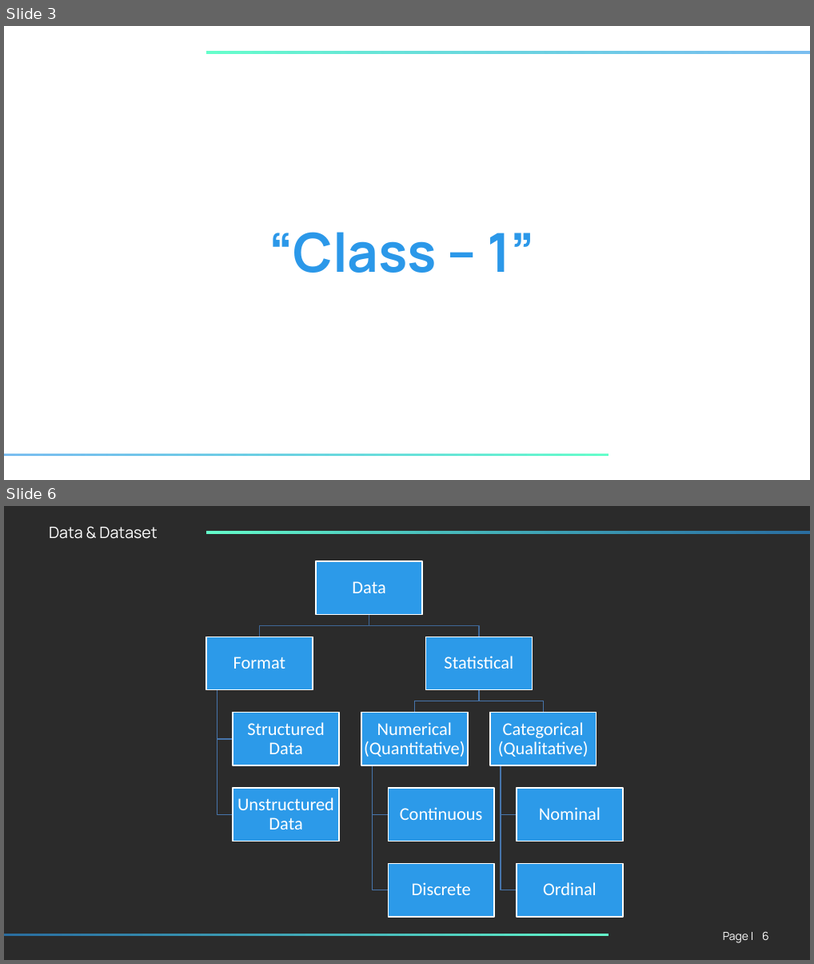
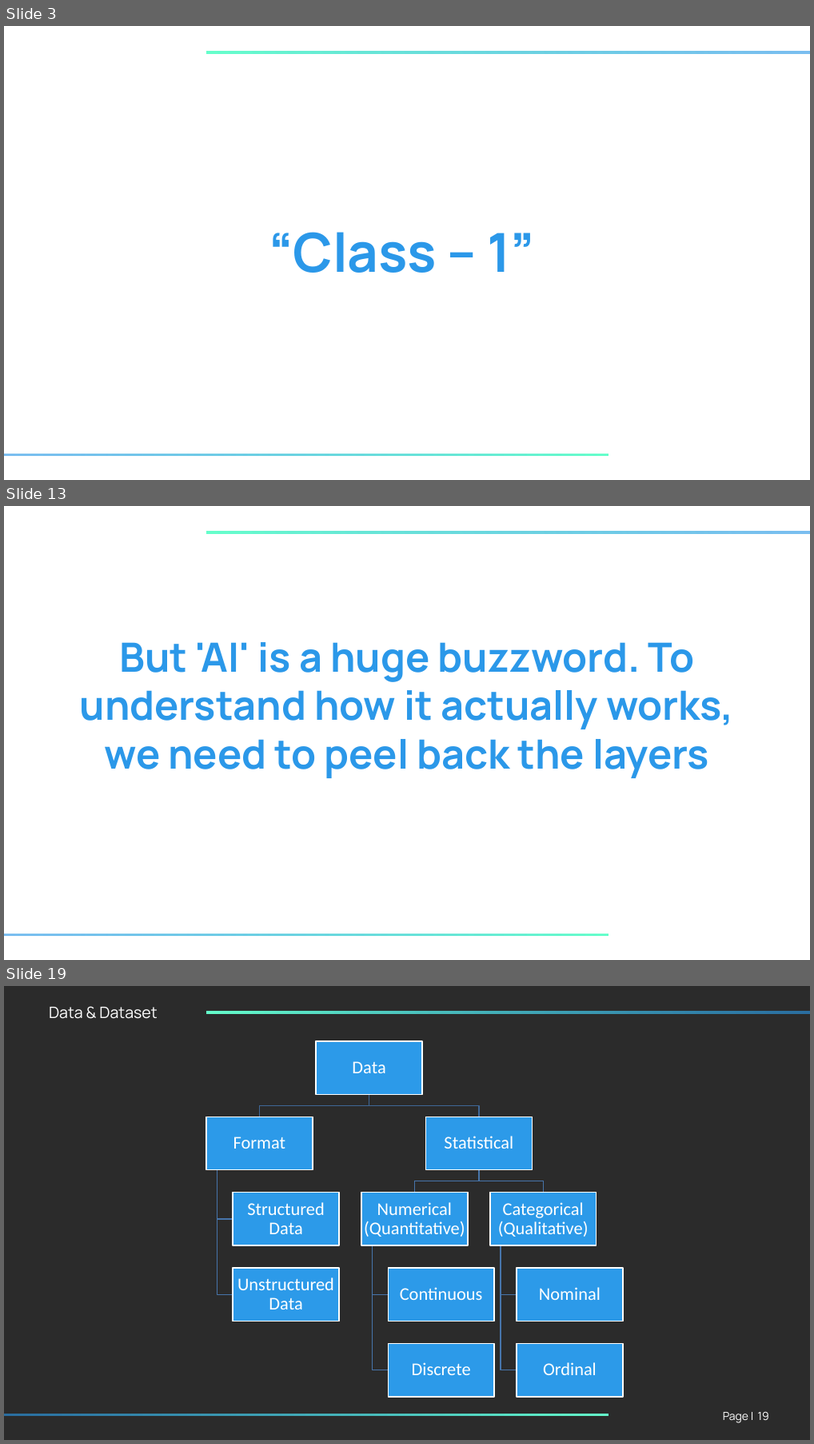
Before and after one commit to KMINDS-Org/INFERENCE-ITERATION-1-, a slide deck: Lvl1_1_ML_Starter_Pack/Class_1/Lvl_1_ML_Starter_Pack_Class_1.pptx. Shown one above the other, each under a label of ours: slides 3 and 6 before the commit, slides 3, 13 and 19 after it; the slides between them are not shown. The pictures are 814x964 and 814x1444 pixels, drawn with LibreOffice and Linux fonts; fonts in the diff are those of the drawing; background and template pictures are left out; a plain dark background stands for a picture behind light text. Boxes give left, top, right and bottom in pixels: in the first picture for what was removed or moved away, otherwise in the second. Text is boxed around its words. In the diff, an @@ line names an element or a change of style, - is before the commit and + after.

```diff
--- a/Lvl1_1_ML_Starter_Pack/Class_1/Lvl_1_ML_Starter_Pack_Class_1.pptx
+++ b/Lvl1_1_ML_Starter_Pack/Class_1/Lvl_1_ML_Starter_Pack_Class_1.pptx
@@ slide 13 added at (x1=4, y1=506, x2=810, y2=960), background picture (left out) @@
@@ rectangle added at (x1=207, y1=531, x2=810, y2=533), fill gradient #2B98E9 to #66FFCC @@
@@ text added at (x1=80, y1=642, x2=734, y2=778), 72 pt, text gradient #2B98E9 to #66FFCC, bold @@
+But 'AI' is a huge buzzword. To understand how it actually works, we need to peel back the layers
@@ rectangle added at (x1=4, y1=933, x2=609, y2=936), fill gradient #2B98E9 to #66FFCC @@
@@ page number added at (x1=679, y1=928, x2=774, y2=944), 20 pt, text #FFFFFF @@
+13
@@ text added at (x1=701, y1=929, x2=776, y2=943), 20 pt, text #FFFFFF @@
+Page |
@@ what was slide 6 is now slide 19 @@
@@ page number at (x1=758, y1=1411, x2=770, y2=1420): text changed @@
-6
+19
```
Also in this commit, not shown: 15 slides changed, 30 other slides added, 1 other file.
